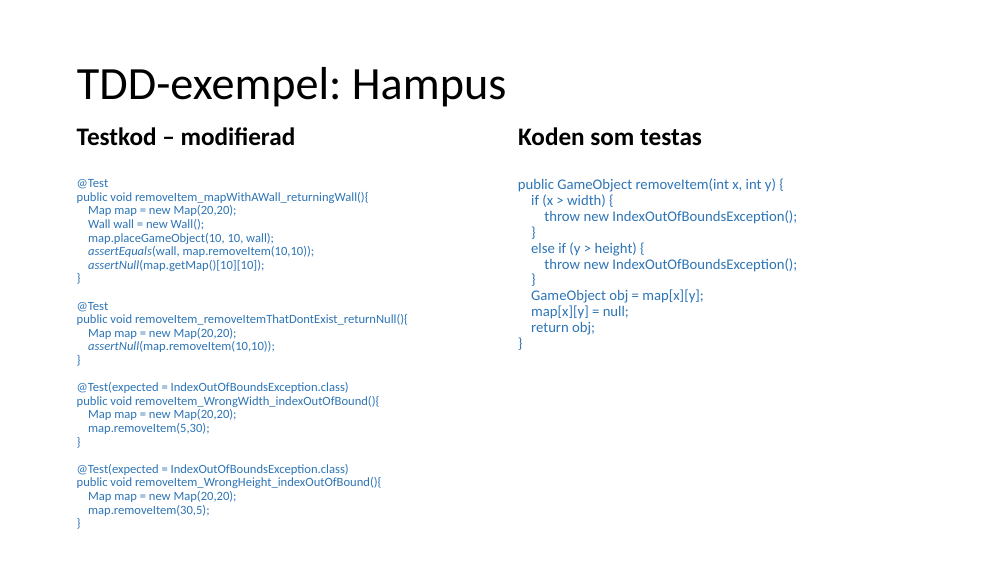
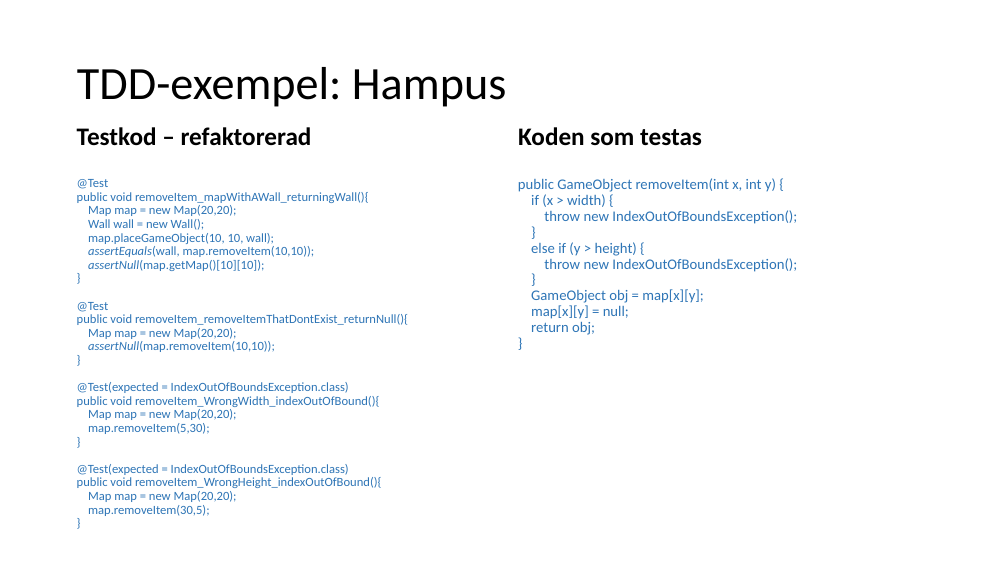
Before and after one commit to hampusidstam/InteGame, a slide deck: slide 11 of docs/Slutredovisning_grp5_v8.pptx. Drawn at 1008x567 pixels with LibreOffice and Linux fonts; fonts in the diff are those of the drawing. Boxes give left, top, right and bottom in pixels: in the first picture for what was removed or moved away, otherwise in the second. Text is boxed around its words. In the diff, an @@ line names an element or a change of style, - is before the commit and + after.

```diff
--- a/docs/Slutredovisning_grp5_v8.pptx
+++ b/docs/Slutredovisning_grp5_v8.pptx
@@ text at box(77, 127, 312, 146): text changed @@
-Testkod – modifierad
+Testkod – refaktorerad
```
Also in this commit, not shown: 6 other slides changed.
